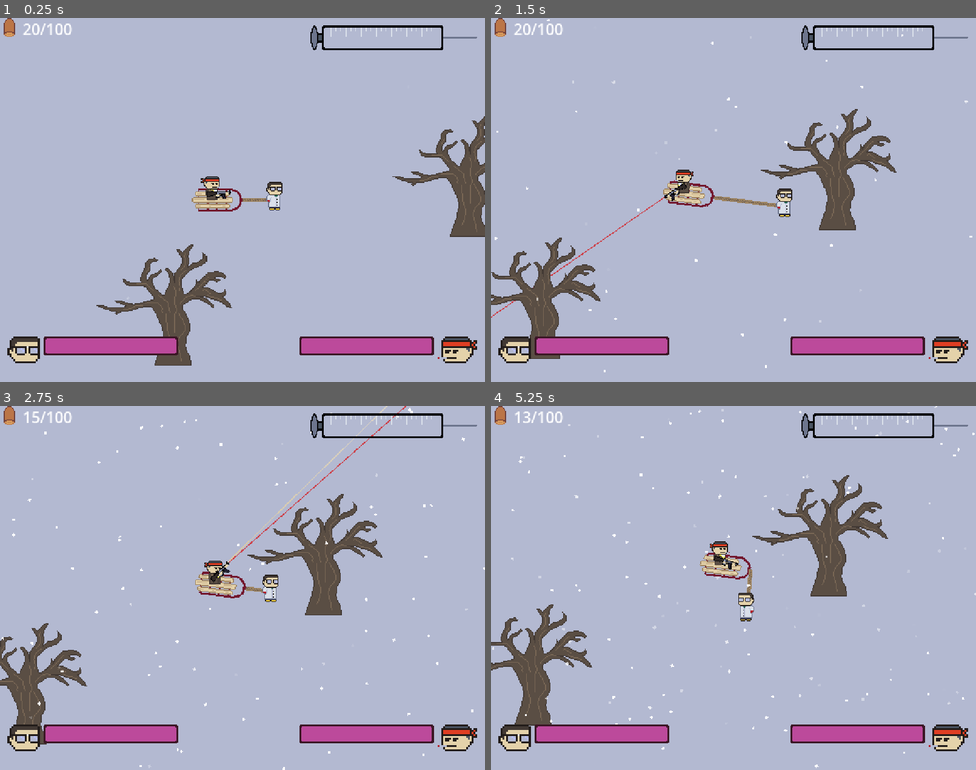
Above: before the commit, frames 1-4 (two rows, left to right).
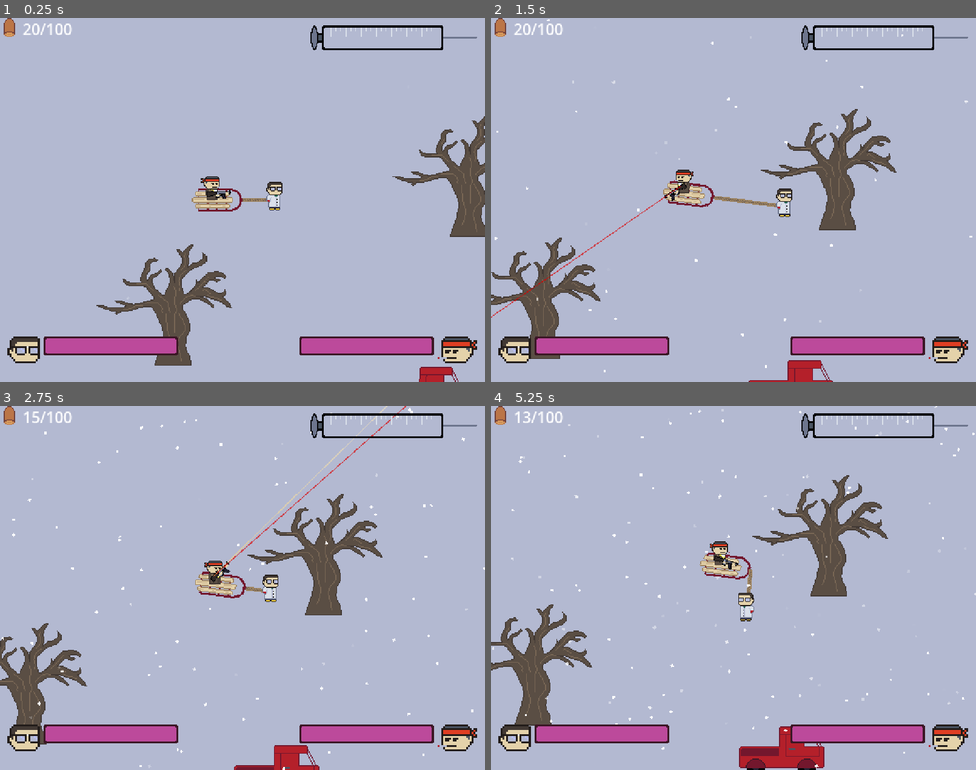
Above: after the commit, the same moments.

Repository: delano-vevo/antigenic-shift
Game: Godot game, scene res://Main.tscn
Two runs of this game, one before a commit and one after it. Both use one fixed random seed, a clock stepped at 60 frames per second and the inputs below.
Inputs (mouse positions are in pixels of both pictures, inside the frame that each line leads up to):
- Up to frame 1 (0.25 s): no input
- Up to frame 2 (1.5 s): tap Enter at 0.5 s; move the mouse to (840, 181) at 0.52 s; press the mouse at (840, 181) at 0.53 s; hold D (move_right) 0.53-1.28 s; move the mouse to (636, 218) at 1.27 s; release the mouse at (636, 218) at 1.28 s; hold S (move_down) from 1.28 s (still down); tap Space (shift_player) at 1.35 s
- Up to frame 3 (2.75 s): click (145, 606) at 1.55 s; move the mouse to (291, 507) at 2.02 s; release S (move_down) at 2.03 s; press the mouse at (291, 507) at 2.03 s; hold D (move_right) from 2.03 s (still down)
- Up to frame 4 (5.25 s): move the mouse to (709, 660) at 2.77 s; release D (move_right) at 2.78 s; release the mouse at (709, 660) at 2.78 s; hold W (move_up) 2.78-3.53 s; click (709, 660) at 2.85 s; move the mouse to (879, 642) at 3.52 s; press the mouse at (879, 642) at 3.53 s; hold A (move_left) 3.53-5.03 s; tap Space (shift_player) at 3.6 s; tap I (debug_2, bound only after the commit) at 4.15 s; move the mouse to (588, 533) at 4.27 s; release the mouse at (588, 533) at 4.28 s; click (588, 533) at 4.35 s; move the mouse to (757, 588) at 5.02 s; press the mouse at (757, 588) at 5.03 s; hold S (move_down) from 5.03 s (still down)

The runs differ from the first frame. In frame 1, 0.3% of the frame differs, in the area x 86-95%, y 95-100%; in frame 2, 0.5%; in frame 3, 0.6%; in frame 4, 1.2%, in the area x 51-69%, y 88-100%.

Commit message:
Implemented a few environment object types; made a more robust particle system for hit FX on inanimate objects

Diff:
--- a/Entities/Player/Gunner/Gunner.tscn
+++ b/Entities/Player/Gunner/Gunner.tscn
@@ -143,7 +143,7 @@
 
 [node name="LaserSight" type="Line2D" parent="." unique_id=2109681843]
 visible = false
-z_index = -1
+z_index = 2
 position = Vector2(-1.5, -8.5)
 points = PackedVector2Array(0, 0, 500, 0)
 width = 1.0
@@ -180,6 +180,7 @@
 
 [node name="ReloadProgress" type="TextureProgressBar" parent="." unique_id=314077356]
 visible = false
+z_index = 100
 offset_left = 12.0
 offset_top = -32.0
 offset_right = 32.0
--- a/Entities/Player/Gunner/Gunshot.tscn
+++ b/Entities/Player/Gunner/Gunshot.tscn
@@ -22,7 +22,7 @@
 
 [sub_resource type="Animation" id="Animation_t47fl"]
 resource_name = "fade_out"
-length = 0.19999999999999998
+length = 0.2
 tracks/0/type = "value"
 tracks/0/imported = false
 tracks/0/enabled = true
@@ -57,7 +57,7 @@
 }
 
 [node name="Gunshot" type="Node2D" unique_id=135096713 node_paths=PackedStringArray("shot_fx_line", "animation_player")]
-z_index = -1
+z_index = 3
 script = ExtResource("1_t47fl")
 shot_fx_line = NodePath("ShotFXLine")
 animation_player = NodePath("AnimationPlayer")
--- a/Entities/Player/Gunner/gunner.gd
+++ b/Entities/Player/Gunner/gunner.gd
@@ -35,6 +35,9 @@
 		# Generate a new gunshot for checking the shot
 		var this_shot = gunshot.instantiate()
 		gun_sprite.add_child(this_shot)
+		# Apply upgrades to the bullet and fire it
+		for upgrade in upgrades:
+			upgrade.upgrade_gunshot(this_shot)
 		this_shot.shoot(shoot_ray.duplicate(), shot_spread)
 		# Reset the gun's cooldown
 		shoot_cooldown_timer.start(shoot_cooldown)
--- /dev/null
+++ b/Entities/Player/Upgrades/hp_upgrade.gd
@@ -0,0 +1,10 @@
+extends PlayerUpgrade
+
+@export var amount: float = 1.0 ## The amount of extra Max HP to grant the Player
+
+func upgrade_obtained(player: Player) -> void:
+	player.max_hp += amount
+	player.hp += amount # Also apply to current HP - can change this if needed
+	# Emit the player's signal to update the HP UI
+	player.hp_get.emit()
+	print(str(player) + " : " + str(player.hp) + "/" + str(player.max_hp))
--- a/Entities/Player/Upgrades/player_upgrade.gd
+++ b/Entities/Player/Upgrades/player_upgrade.gd
@@ -1,4 +1,13 @@
 class_name PlayerUpgrade
 extends Resource
-## Defines an upgrade that can be applied to the player as a reward for completing
-## a tier of research by collecting ViralSample pickup types
+## Defines an abstract template for an upgrade that can be applied to the player as a
+## reward for completing a tier of research by collecting ViralSample pickup types
+
+## Called once when this Upgrade is added to a Player object
+## Useful for flat stat upgrades like HP, max ammo, damage reduction, etc.
+func upgrade_obtained(player: Player) -> void:
+	pass
+
+## Apply upgrades to a Gunshot object fired by the gunner
+func upgrade_gunshot(gunshot: Gunshot) -> void:
+	pass
--- /dev/null
+++ b/Entities/Player/Upgrades/shot_damage_upgrade.gd
@@ -0,0 +1,6 @@
+extends PlayerUpgrade
+
+@export var damage_amt: float = 1.0
+
+func upgrade_gunshot(gunshot: Gunshot) -> void:
+	gunshot.damage_amt += damage_amt
--- a/Entities/Player/player.gd
+++ b/Entities/Player/player.gd
@@ -7,6 +7,9 @@
 signal hp_get
 signal xp_get(amount: float)
 
+## Gameplay variables
+@onready var upgrades: Array[PlayerUpgrade] ## A list of PlayerUpgrade resources defining the upgrades on the player character
+
 ## Take in some amount of damage from an outside source and apply logic
 func take_damage(amount: float) -> void:
 	print(str(self) + " is taking " + str(amount) + " damage")
@@ -15,6 +18,11 @@
 	print(str(self) + " hp is now " + str(hp))
 	if (hp <= 0):
 		print("Ouchie i dead :(")
+
+## Get a new upgrade
+func get_upgrade(new_upgrade: PlayerUpgrade) -> void:
+	upgrades.append(new_upgrade)
+	new_upgrade.upgrade_obtained(self)
 
 ## Get an amount of extra HP
 func get_hp(amount: float) -> void:
--- a/Environment/SpookyTree.tscn
+++ /dev/null
@@ -1,52 +0,0 @@
-[gd_scene format=3 uid="uid://prhhivb3hdu0"]
-
-[ext_resource type="Script" uid="uid://c2omkiwfdp17i" path="res://Environment/environment_object.gd" id="1_vfusy"]
-[ext_resource type="Texture2D" uid="uid://jyil8ppq0t24" path="res://Environment/Assets/spooky_tree.png" id="2_jxtp0"]
-
-[sub_resource type="Gradient" id="Gradient_jxtp0"]
-offsets = PackedFloat32Array(0, 0.65536726, 1)
-colors = PackedColorArray(0.89411765, 0.8235294, 0.6666667, 1, 0.3529412, 0.30588236, 0.26666668, 1, 0.3529412, 0.30588236, 0.26666668, 0)
-
-[sub_resource type="GradientTexture1D" id="GradientTexture1D_jxtp0"]
-gradient = SubResource("Gradient_jxtp0")
-
-[sub_resource type="ParticleProcessMaterial" id="ParticleProcessMaterial_trn2v"]
-particle_flag_disable_z = true
-angle_min = -720.0
-angle_max = 720.0
-spread = 180.0
-initial_velocity_min = 82.97
-initial_velocity_max = 165.95999
-gravity = Vector3(0, 0, 0)
-linear_accel_min = -89.63
-linear_accel_max = -72.2
-damping_min = 18.257
-damping_max = 24.896002
-color_ramp = SubResource("GradientTexture1D_jxtp0")
-
-[sub_resource type="CapsuleShape2D" id="CapsuleShape2D_jxtp0"]
-height = 36.0
-
-[node name="SpookyTree" type="StaticBody2D" unique_id=1411922807 node_paths=PackedStringArray("hit_particles")]
-collision_layer = 2
-collision_mask = 7
-script = ExtResource("1_vfusy")
-hit_particles = NodePath("HitParticles")
-metadata/_custom_type_script = "uid://c2omkiwfdp17i"
-
-[node name="Sprite2D" type="Sprite2D" parent="." unique_id=583890153]
-texture = ExtResource("2_jxtp0")
-offset = Vector2(-8, -64)
-
-[node name="HitParticles" type="GPUParticles2D" parent="." unique_id=1258201960]
-z_index = 5
-emitting = false
-amount = 32
-lifetime = 0.3
-one_shot = true
-explosiveness = 1.0
-process_material = SubResource("ParticleProcessMaterial_trn2v")
-
-[node name="CollisionShape2D" type="CollisionShape2D" parent="." unique_id=2145558892]
-position = Vector2(2, -19)
-shape = SubResource("CapsuleShape2D_jxtp0")
--- /dev/null
+++ b/Environment/SpookyTree/SpookyTree.tscn
@@ -0,0 +1,25 @@
+[gd_scene format=3 uid="uid://prhhivb3hdu0"]
+
+[ext_resource type="Script" uid="uid://c2omkiwfdp17i" path="res://Environment/environment_object.gd" id="1_vfusy"]
+[ext_resource type="Texture2D" uid="uid://jyil8ppq0t24" path="res://Environment/Assets/spooky_tree.png" id="2_jxtp0"]
+[ext_resource type="PackedScene" uid="uid://cqanu6o5qj4dj" path="res://Environment/SpookyTree/SpookyTreeHitParticles.tscn" id="3_iammv"]
+
+[sub_resource type="CapsuleShape2D" id="CapsuleShape2D_jxtp0"]
+height = 36.0
+
+[node name="SpookyTree" type="StaticBody2D" unique_id=1411922807 node_paths=PackedStringArray("hit_particles")]
+collision_layer = 2
+collision_mask = 7
+script = ExtResource("1_vfusy")
+hit_particles = NodePath("HitParticles")
+metadata/_custom_type_script = "uid://c2omkiwfdp17i"
+
+[node name="Sprite2D" type="Sprite2D" parent="." unique_id=583890153]
+texture = ExtResource("2_jxtp0")
+offset = Vector2(-8, -64)
+
+[node name="CollisionShape2D" type="CollisionShape2D" parent="." unique_id=2145558892]
+position = Vector2(2, -19)
+shape = SubResource("CapsuleShape2D_jxtp0")
+
+[node name="HitParticles" parent="." unique_id=899756037 instance=ExtResource("3_iammv")]
--- /dev/null
+++ b/Environment/SpookyTree/SpookyTreeHitParticles.tscn
@@ -0,0 +1,40 @@
+[gd_scene format=3 uid="uid://cqanu6o5qj4dj"]
+
+[ext_resource type="Script" uid="uid://br0hvh0h1i10g" path="res://Environment/environment_hit_particles.gd" id="1_aomb7"]
+
+[sub_resource type="Gradient" id="Gradient_jxtp0"]
+offsets = PackedFloat32Array(0, 0.65536726, 1)
+colors = PackedColorArray(0.89411765, 0.8235294, 0.6666667, 1, 0.3529412, 0.30588236, 0.26666668, 1, 0.3529412, 0.30588236, 0.26666668, 0)
+
+[sub_resource type="GradientTexture1D" id="GradientTexture1D_jxtp0"]
+gradient = SubResource("Gradient_jxtp0")
+
+[sub_resource type="ParticleProcessMaterial" id="ParticleProcessMaterial_trn2v"]
+particle_flag_disable_z = true
+angle_min = -720.0
+angle_max = 720.0
+spread = 180.0
+initial_velocity_min = 82.97
+initial_velocity_max = 165.95999
+gravity = Vector3(0, 0, 0)
+linear_accel_min = -89.63
+linear_accel_max = -72.2
+damping_min = 18.257
+damping_max = 24.896002
+color_ramp = SubResource("GradientTexture1D_jxtp0")
+
+[node name="HitParticles" type="GPUParticles2D" unique_id=899756037 node_paths=PackedStringArray("timeout_timer")]
+z_index = 5
+emitting = false
+amount = 32
+lifetime = 0.3
+one_shot = true
+explosiveness = 1.0
+process_material = SubResource("ParticleProcessMaterial_trn2v")
+script = ExtResource("1_aomb7")
+timeout_timer = NodePath("Timer")
+
+[node name="Timer" type="Timer" parent="." unique_id=651374417]
+one_shot = true
+
+[connection signal="timeout" from="Timer" to="." method="_on_timer_timeout"]
--- /dev/null
+++ b/Environment/Truck/Truck.tscn
@@ -0,0 +1,24 @@
+[gd_scene format=3 uid="uid://dsfl2uebirp3w"]
+
+[ext_resource type="Script" uid="uid://c2omkiwfdp17i" path="res://Environment/environment_object.gd" id="1_pelln"]
+[ext_resource type="Texture2D" uid="uid://bqught0kyqpow" path="res://Environment/Assets/truck.png" id="2_pwj0y"]
+[ext_resource type="PackedScene" uid="uid://u76joxoi6aik" path="res://Environment/Truck/TruckHitParticles.tscn" id="3_wno1s"]
+
+[sub_resource type="RectangleShape2D" id="RectangleShape2D_wno1s"]
+size = Vector2(87, 20)
+
+[node name="Truck" type="StaticBody2D" unique_id=2084828899 node_paths=PackedStringArray("hit_particles")]
+collision_layer = 2
+collision_mask = 7
+script = ExtResource("1_pelln")
+hit_particles = NodePath("TruckHitParticles")
+metadata/_custom_type_script = "uid://c2omkiwfdp17i"
+
+[node name="Sprite2D" type="Sprite2D" parent="." unique_id=2111581303]
+texture = ExtResource("2_pwj0y")
+
+[node name="CollisionShape2D" type="CollisionShape2D" parent="." unique_id=1201155750]
+position = Vector2(-0.5, 9)
+shape = SubResource("RectangleShape2D_wno1s")
+
+[node name="TruckHitParticles" parent="." unique_id=1770450600 instance=ExtResource("3_wno1s")]
--- /dev/null
+++ b/Environment/Truck/TruckHitParticles.tscn
@@ -0,0 +1,29 @@
+[gd_scene format=3 uid="uid://u76joxoi6aik"]
+
+[ext_resource type="Script" uid="uid://br0hvh0h1i10g" path="res://Environment/environment_hit_particles.gd" id="1_m3lio"]
+
+[sub_resource type="ParticleProcessMaterial" id="ParticleProcessMaterial_m3lio"]
+particle_flag_disable_z = true
+angle_min = -720.0
+angle_max = 720.0
+spread = 180.0
+initial_velocity_min = 70.54
+initial_velocity_max = 149.37999
+gravity = Vector3(0, 0, 0)
+linear_accel_min = -48.97
+linear_accel_max = -30.710001
+damping_min = 54.772003
+damping_max = 65.146
+color = Color(0.93435836, 0.93435824, 7.70092e-07, 1)
+
+[node name="TruckHitParticles" type="GPUParticles2D" unique_id=1770450600 node_paths=PackedStringArray("timeout_timer")]
+emitting = false
+amount = 20
+lifetime = 0.4
+one_shot = true
+explosiveness = 1.0
+process_material = SubResource("ParticleProcessMaterial_m3lio")
+script = ExtResource("1_m3lio")
+timeout_timer = NodePath("Timeout")
+
+[node name="Timeout" type="Timer" parent="." unique_id=1635442319]
--- /dev/null
+++ b/Environment/environment_hit_particles.gd
@@ -0,0 +1,13 @@
+class_name HitParticles
+extends GPUParticles2D
+
+@export var timeout_timer: Timer
+
+# Emit the particles and start the timeout countdown
+func start_particles() -> void:
+	emitting = true
+	timeout_timer.start()
+
+func _on_timer_timeout() -> void:
+	# Garbage collect this particle node
+	queue_free()
--- a/Environment/environment_object.gd
+++ b/Environment/environment_object.gd
@@ -13,6 +13,5 @@
 		var new_part: GPUParticles2D = hit_particles.duplicate()
 		add_child(new_part)
 		## Emit particles from this GPUParticles node at the collision point
-		# TODO: this DESPERATELY needs some kind of garbage collection!
 		new_part.global_position = collision_point
-		new_part.emitting = true
+		new_part.start_particles()
--- a/Main.tscn
+++ b/Main.tscn
@@ -6,8 +6,9 @@
 [ext_resource type="PackedScene" uid="uid://yv6c1tgprboc" path="res://Entities/Player/Sled.tscn" id="4_fos0i"]
 [ext_resource type="PackedScene" uid="uid://sellsa1gwmv2" path="res://Entities/Player/Gunner/Gunner.tscn" id="5_fos0i"]
 [ext_resource type="PackedScene" uid="uid://cepa6r8alwr13" path="res://GUI/GUI.tscn" id="7_lgr22"]
-[ext_resource type="PackedScene" uid="uid://prhhivb3hdu0" path="res://Environment/SpookyTree.tscn" id="8_03owx"]
+[ext_resource type="PackedScene" uid="uid://prhhivb3hdu0" path="res://Environment/SpookyTree/SpookyTree.tscn" id="8_03owx"]
 [ext_resource type="PackedScene" uid="uid://ps8vlpkd231c" path="res://Entities/Enemies/ViralStrains/ViralStrain1.tscn" id="8_trn2v"]
+[ext_resource type="PackedScene" uid="uid://dsfl2uebirp3w" path="res://Environment/Truck/Truck.tscn" id="9_03owx"]
 
 [sub_resource type="Gradient" id="Gradient_lgr22"]
 offsets = PackedFloat32Array(0.011299435, 0.14124294, 0.59322035, 1)
@@ -38,12 +39,12 @@
 gui = NodePath("GUILayer/GUI")
 snow_particles = NodePath("Camera2D/SnowParticles")
 game_camera = NodePath("Camera2D")
-viral_strains = [NodePath("ViralStrain1")]
+viral_strains = [NodePath("ViralStrains/ViralStrain1")]
 
 [node name="PlayerController" parent="." unique_id=279444740 node_paths=PackedStringArray("scientist", "gunner", "sled") instance=ExtResource("2_uu6xs")]
-scientist = NodePath("../Scientist")
-gunner = NodePath("../Sled/Gunner")
-sled = NodePath("../Sled")
+scientist = NodePath("../Environment/Scientist")
+gunner = NodePath("../Environment/Sled/Gunner")
+sled = NodePath("../Environment/Sled")
 rope_length_max = 65.0
 friction_coefficient = 500.0
 sled_accel = 400.0
@@ -57,29 +58,37 @@
 lifetime = 5.0
 process_material = SubResource("ParticleProcessMaterial_lgr22")
 
-[node name="Scientist" parent="." unique_id=800071096 instance=ExtResource("3_cm0pq")]
-position = Vector2(234, 137)
-
-[node name="Sled" parent="." unique_id=250035303 instance=ExtResource("4_fos0i")]
-position = Vector2(202, 137)
-
-[node name="Gunner" parent="Sled" unique_id=1909941820 instance=ExtResource("5_fos0i")]
-position = Vector2(-33, 0)
-
 [node name="GUILayer" type="CanvasLayer" parent="." unique_id=359143252]
 
 [node name="GUI" parent="GUILayer" unique_id=1919894194 instance=ExtResource("7_lgr22")]
 
-[node name="ViralStrain1" parent="." unique_id=1554667474 instance=ExtResource("8_trn2v")]
+[node name="ViralStrains" type="Node2D" parent="." unique_id=86944236]
 
-[node name="SpookyTree" parent="." unique_id=1411922807 instance=ExtResource("8_03owx")]
+[node name="ViralStrain1" parent="ViralStrains" unique_id=1554667474 instance=ExtResource("8_trn2v")]
+
+[node name="Environment" type="Node2D" parent="." unique_id=1609840670]
+y_sort_enabled = true
+
+[node name="Scientist" parent="Environment" unique_id=800071096 instance=ExtResource("3_cm0pq")]
+position = Vector2(234, 137)
+
+[node name="Sled" parent="Environment" unique_id=250035303 instance=ExtResource("4_fos0i")]
+position = Vector2(202, 137)
+
+[node name="Gunner" parent="Environment/Sled" unique_id=1909941820 instance=ExtResource("5_fos0i")]
+position = Vector2(-33, 0)
+
+[node name="SpookyTree" parent="Environment" unique_id=1411922807 instance=ExtResource("8_03owx")]
 position = Vector2(128, 312)
 
-[node name="SpookyTree2" parent="." unique_id=1617440657 instance=ExtResource("8_03owx")]
+[node name="SpookyTree2" parent="Environment" unique_id=1617440657 instance=ExtResource("8_03owx")]
 position = Vector2(440, 176)
 
-[connection signal="hp_get" from="Scientist" to="." method="_on_player_hp_get"]
-[connection signal="xp_get" from="Scientist" to="." method="_on_player_xp_get"]
-[connection signal="ammo_changed" from="Sled/Gunner" to="." method="_on_gunner_ammo_changed"]
-[connection signal="hp_get" from="Sled/Gunner" to="." method="_on_gunner_hp_get"]
-[connection signal="xp_get" from="Sled/Gunner" to="." method="_on_player_xp_get"]
+[node name="Truck" parent="Environment" unique_id=2084828899 instance=ExtResource("9_03owx")]
+position = Vector2(392, 336)
+
+[connection signal="hp_get" from="Environment/Scientist" to="." method="_on_player_hp_get"]
+[connection signal="xp_get" from="Environment/Scientist" to="." method="_on_player_xp_get"]
+[connection signal="ammo_changed" from="Environment/Sled/Gunner" to="." method="_on_gunner_ammo_changed"]
+[connection signal="hp_get" from="Environment/Sled/Gunner" to="." method="_on_player_hp_get"]
+[connection signal="xp_get" from="Environment/Sled/Gunner" to="." method="_on_player_xp_get"]
--- a/main.gd
+++ b/main.gd
@@ -32,6 +32,11 @@
 	if (Input.is_action_just_pressed("debug_1")):
 		var nz = spawn_zombie()
 		nz.global_position = get_global_mouse_position()
+	if (Input.is_action_just_pressed("debug_2")):
+		var upg_1 = load("res://Entities/Player/Upgrades/hp_upgrade.gd").new()
+		var upg_2 = load("res://Entities/Player/Upgrades/shot_damage_upgrade.gd").new()
+		player_controller.scientist.get_upgrade(upg_1)
+		player_controller.gunner.get_upgrade(upg_2)
 
 ## Handles the camera control, calculating the best camera position & zoom by aggregating
 ## onscreen entities (and maybe even level data eventually)
--- a/project.godot
+++ b/project.godot
@@ -76,6 +76,11 @@
 "events": [Object(InputEventMouseButton,"resource_local_to_scene":false,"resource_name":"","device":-1,"window_id":0,"a …(253 unchanged characters)…
 ]
 }
+debug_2={
+"deadzone": 0.2,
+"events": [Object(InputEventKey,"resource_local_to_scene":false,"resource_name":"","device":-1,"window_id":0,"alt_pressed":false,"shift_pressed":false,"ctrl_pressed":false,"meta_pressed":false,"pressed":false,"keycode":0,"physical_keycode":73,"key_label":0,"unicode":105,"location":0,"echo":false,"script":null)
+]
+}
 
 [layer_names]
 
Not shown, added: Entities/Player/Upgrades/hp_upgrade.gd.uid
Not shown, added: Entities/Player/Upgrades/shot_damage_upgrade.gd.uid
Not shown, added: Environment/environment_hit_particles.gd.uid
